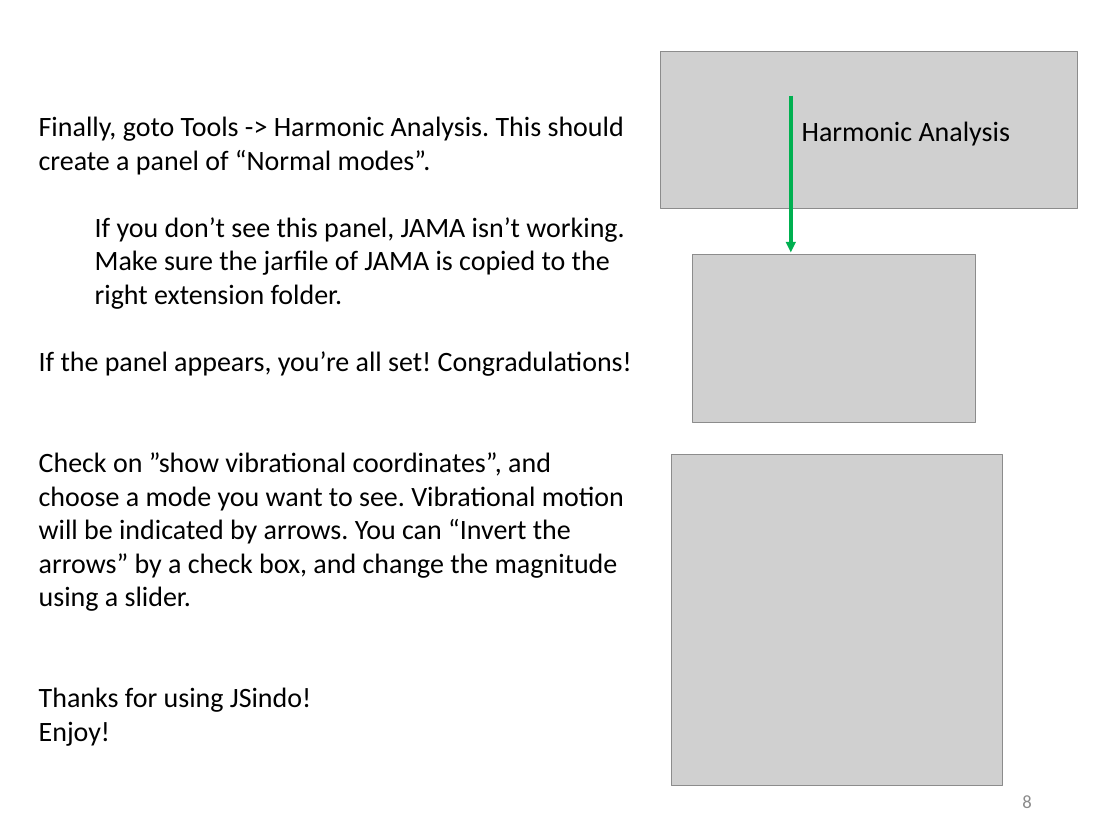
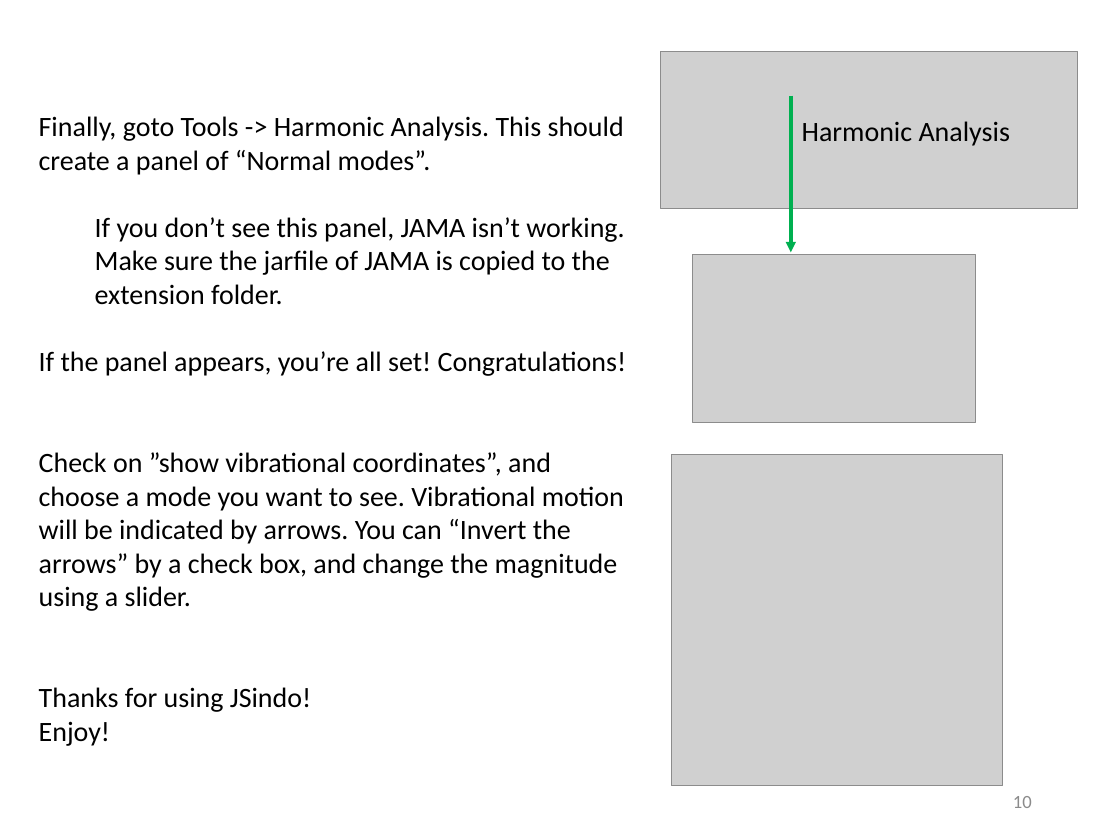
Before and after one commit to yagikiyoshi/sindo, a slide deck: slide 11 of doc/JSindo/install_win.pptx (slide 9 before the commit). Drawn at 1120x840 pixels with LibreOffice and Linux fonts; fonts in the diff are those of the drawing; grey boxes stand for pictures. Boxes give left, top, right and bottom in pixels: in the first picture for what was removed or moved away, otherwise in the second. Text is boxed around its words. In the diff, an @@ line names an element or a change of style, - is before the commit and + after.

```diff
--- a/doc/JSindo/install_win.pptx
+++ b/doc/JSindo/install_win.pptx
@@ text at [39, 217, 627, 376]: text changed @@
-  If you don’t see this panel, JAMA isn’t working. Make sure the jarfile of JAMA is copied to the right extension folder.
-If the panel appears, you’re all set! Congradulations!
+  If you don’t see this panel, JAMA isn’t working. Make sure the jarfile of JAMA is copied to the extension folder.
+If the panel appears, you’re all set! Congratulations!
@@ page number at [1013, 796, 1032, 808]: text changed @@
-8
+10
```
Also in this commit, not shown: 5 other slides changed, 3 slides added, 7 slides removed, 6 other files.
